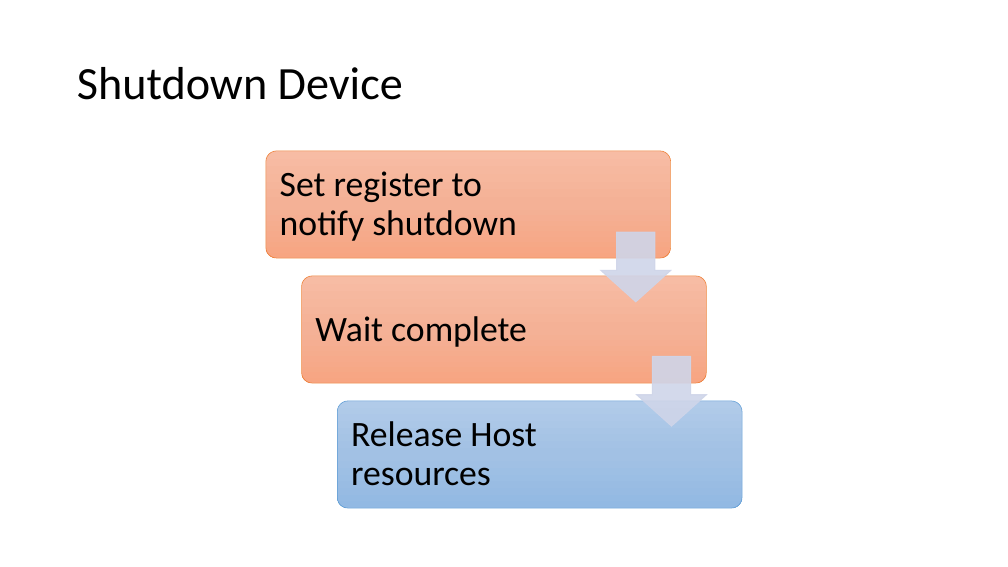
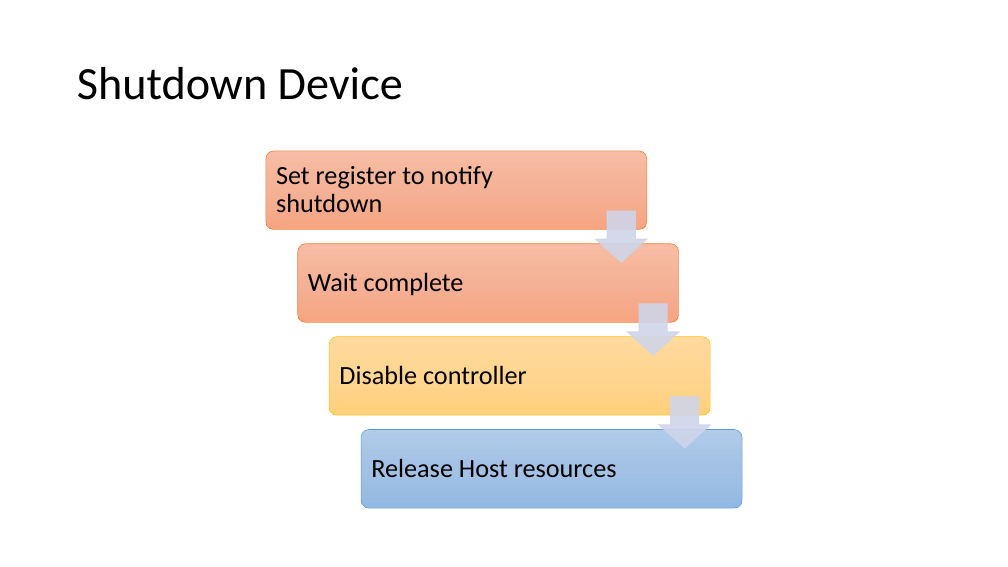
Before and after one commit to smokingpc/glendronach, a slide deck: slide 21 of doc/SPCNVMe_Introduction.pptx. Drawn at 1008x567 pixels with LibreOffice and Linux fonts; fonts in the diff are those of the drawing. Boxes give left, top, right and bottom in pixels: in the first picture for what was removed or moved away, otherwise in the second. Text is boxed around its words. In the diff, an @@ line names an element or a change of style, - is before the commit and + after.

```diff
--- a/doc/SPCNVMe_Introduction.pptx
+++ b/doc/SPCNVMe_Introduction.pptx
@@ rounded rectangle resized from (x1=266, y1=151, x2=671, y2=259) to (x1=266, y1=151, x2=647, y2=230) @@
@@ down arrow resized from (x1=601, y1=232, x2=671, y2=302) to (x1=596, y1=211, x2=647, y2=262) @@
@@ rounded rectangle resized from (x1=302, y1=276, x2=706, y2=383) to (x1=298, y1=243, x2=679, y2=322) @@
@@ size 34 to 25 pt; less space between paragraphs in 3 elements at (x1=276, y1=166, x2=493, y2=212), (x1=371, y1=458, x2=617, y2=477), (x1=308, y1=272, x2=464, y2=296) @@
@@ text "Wait complete" moved from (x1=315, y1=316, x2=527, y2=347) to (x1=308, y1=272, x2=464, y2=296) @@
@@ down arrow added at (x1=628, y1=304, x2=679, y2=355), fill #CFD5EA at 90% opacity, outline #CFD5EA 1 pt @@
@@ rounded rectangle added at (x1=329, y1=337, x2=710, y2=415), fill gradient #FFDB9E to #FFD590 to #FFD07C, outline #FFC000 0.5 pt @@
@@ text added at (x1=339, y1=365, x2=527, y2=385), 25 pt, text #000000 @@
+Disable controller
@@ down arrow resized from (x1=637, y1=357, x2=706, y2=426) to (x1=659, y1=397, x2=711, y2=448) @@
@@ rounded rectangle resized from (x1=337, y1=401, x2=742, y2=508) to (x1=361, y1=430, x2=743, y2=508) @@
@@ text "Release Host resources" moved from (x1=351, y1=421, x2=536, y2=486) to (x1=371, y1=458, x2=617, y2=477) @@
```
Also in this commit, not shown: 9 other slides changed, 4 slides added, 5 slides removed.
